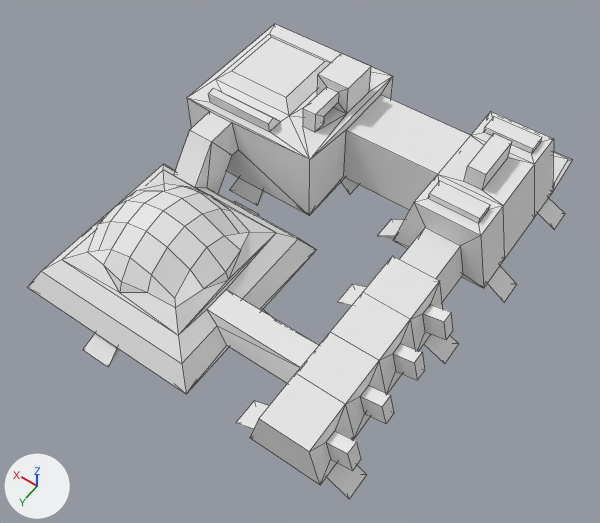
A saved change to the Blender file resources/models/unfinished/mainBuilding.blend.
Both versions are drawn from a 50 mm lens placed at (-8.59, 13.66, 20.33), pointed at (0.38, 1.1, 0.59). The lights are fixed; the arrows at lower left show +X, +Y and +Z. Mesh edges are drawn as thin lines.
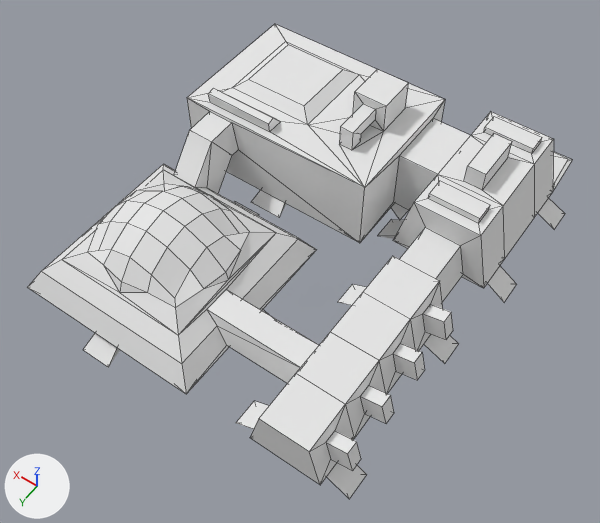
Edits to the bpy script that builds the scene:
```text
Change me_cube:
    where me_cube.from_pydata(...)  # 367 vertices, 406 faces; spans x -5.2..6.9, y -8.2..6.9, z 0.0..3.8
    used by ob_cube; location = (0.0, 0.0, 0.0)
    me_cube part 1: all 8 vertices in x 0.9..1.6, y -5.4..-2.5, z 0.0..0.4 are moved by (-1.9, 0.0, 0.0)
    me_cube part 2: all 3 vertices in x 1.3, y -5.4..-2.7, z 2.5..2.8 are moved by (-1.9, 0.0, 0.0)
    me_cube part 3: the 1 vertex in x 1.3, y -0.8, z 0.3 is moved by (-1.9, 0.0, 0.0)
    me_cube part 4: the 1 vertex in x 1.3, y -0.8, z 2.8 is moved by (-1.9, 0.0, 0.0)
    me_cube part 5: all 20 vertices in x 1.6..2.7, y -4.3..-1.8, z 2.8..3.8 are moved by (-1.3, 0.0, 0.0)
    me_cube part 6: all 11 vertices in x 3.1..4.3, y -5.8..-0.3, z 0.0..0.4 are moved by (-0.9, 0.0, 0.0)
    me_cube part 7: all 8 vertices in x 3.0..5.9, y -4.9..-2.0, z 2.8..3.1 are moved by (-0.7, 0.0, 0.0)
```

What differs and where, as boxes [x1, y1, x2, y2] in the pictures (600 x 523 px; the box of a moved part takes in the faces that stretch with it):
part 1 of me_cube, moved or reshaped: before [341, 178, 358, 194]; after [391, 203, 408, 220]
part 2 of me_cube, moved or reshaped: before [269, 24, 471, 210]; after [275, 24, 471, 210]
part 3 of me_cube, moved or reshaped: before [226, 150, 344, 216]; after [226, 150, 394, 242]
part 4 of me_cube, moved or reshaped: before [188, 77, 392, 215]; after [188, 98, 445, 243]
part 5 of me_cube, moved or reshaped: before [303, 53, 371, 132]; after [339, 69, 409, 150]
part 6 of me_cube, moved or reshaped: before [229, 178, 264, 205]; after [251, 190, 286, 217]
part 7 of me_cube, moved or reshaped: before [187, 24, 331, 122]; after [187, 24, 365, 134]
